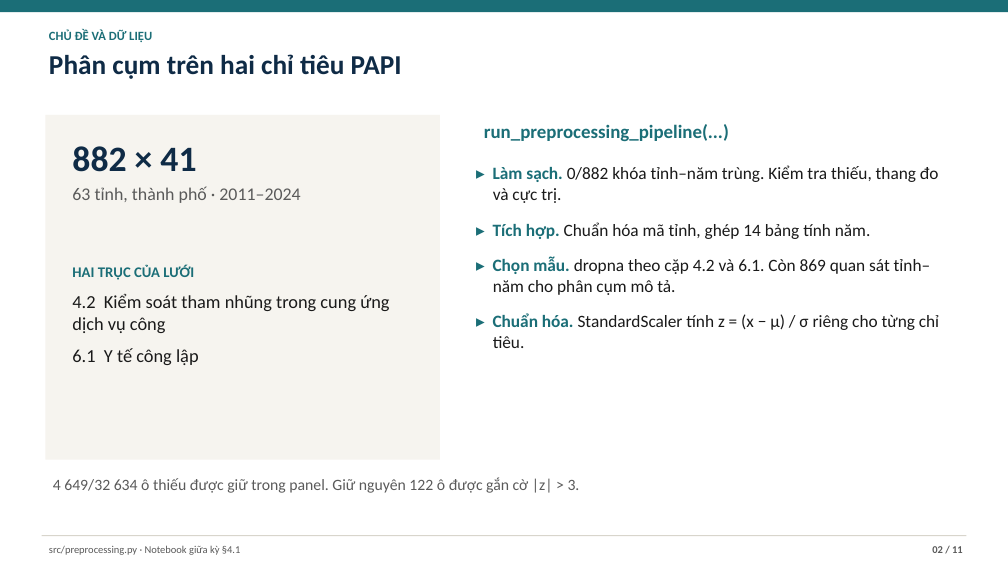
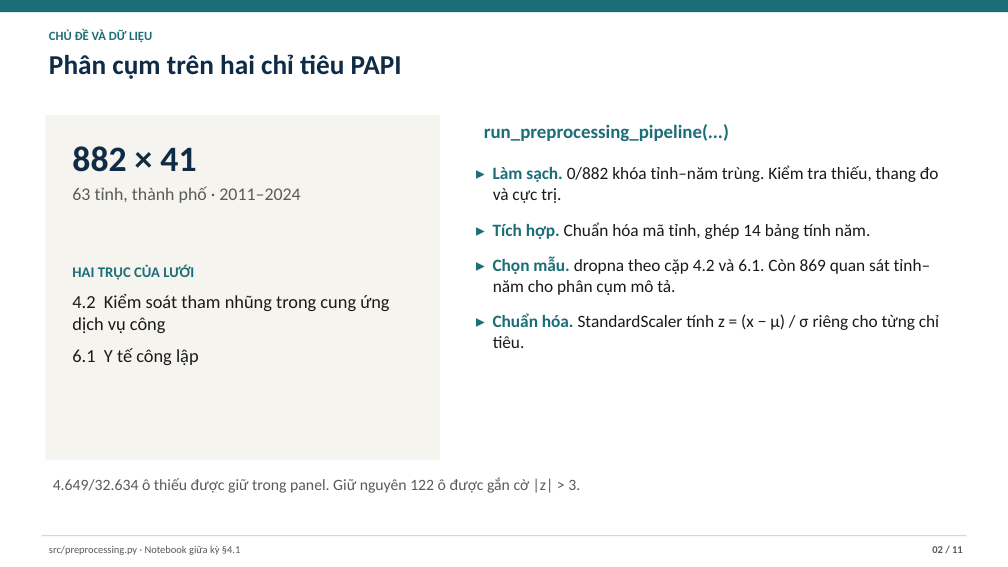
Before and after one commit to JasonTM17/Grid_Based_Sociology, a slide deck: slide 2 of slides/submission.pptx. Drawn at 1008x567 pixels with LibreOffice and Linux fonts; fonts in the diff are those of the drawing. Boxes give left, top, right and bottom in pixels: in the first picture for what was removed or moved away, otherwise in the second. Text is boxed around its words. In the diff, an @@ line names an element or a change of style, - is before the commit and + after.

```diff
--- a/slides/submission.pptx
+++ b/slides/submission.pptx
@@ text at box(53, 477, 580, 493): text changed @@
-4 649/32 634 ô thiếu được giữ trong panel. Giữ nguyên 122 ô được gắn cờ |z| > 3.
+4.649/32.634 ô thiếu được giữ trong panel. Giữ nguyên 122 ô được gắn cờ |z| > 3.
```
Also in this commit, not shown: 4 other files.
